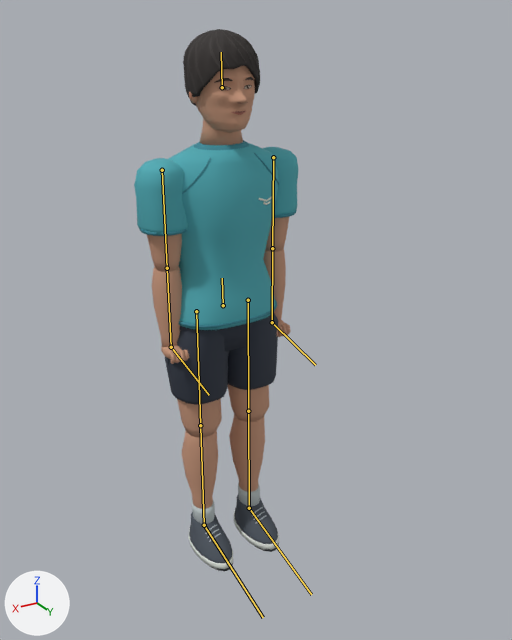
Two versions of the glTF model assets/models/ground-crew.glb, one commit apart.
Both versions are drawn from a camera (50 mm lens) standing at (0.992, 1.857, 1.76) and looking at (-0.052, 0.117, 0.89). The axes (+X, +Y, +Z) are drawn at lower left. The lights are the same throughout. The older version comes first. The bones that change are drawn over the model as lines.

Objects in the first picture: 'HairSwept', 'Head', 'L_ArmEnd', 'L_ArmLower', 'L_ArmUpper', 'L_LegEnd', 'L_LegLower', 'L_LegUpper', 'R_ArmEnd', 'R_ArmLower', 'R_ArmUpper', 'R_LegEnd', 'R_LegLower', 'R_LegUpper', 'Torso'.
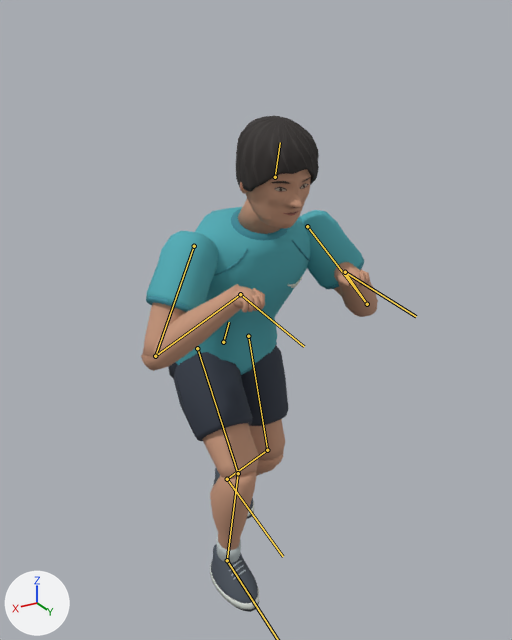
The newer file adds an action. The first version stands in its rest pose; the second is drawn at frame 1 of the action 'Crew Release'.

Location of each change, [x1, y1, x2, y2] in pixels of the pictures (512 x 640 px):
'Torso', posed (29% wider, 23% shorter)
    before: [168, 118, 279, 351]
    after: [168, 199, 311, 378]
'R_ArmUpper', posed (38% wider, 11% taller)
    before: [134, 158, 188, 272]
    after: [143, 231, 218, 358]
'R_LegUpper', posed
    before: [165, 329, 229, 437]
    after: [173, 352, 259, 479]
'HairSwept', posed (8% wider)
    before: [183, 29, 260, 106]
    after: [236, 116, 319, 192]
'L_LegUpper', posed
    before: [228, 312, 278, 422]
    after: [241, 345, 289, 460]
'Head', posed
    before: [189, 65, 255, 133]
    after: [240, 170, 311, 228]
'R_LegLower', posed (27% wider)
    before: [182, 430, 218, 524]
    after: [210, 471, 256, 563]
'L_ArmUpper', posed
    before: [262, 147, 298, 252]
    after: [300, 210, 378, 302]
'R_ArmLower', posed
    before: [152, 267, 182, 347]
    after: [141, 284, 241, 371]
'R_LegEnd', posed (9% wider, 15% taller)
    before: [188, 512, 233, 571]
    after: [210, 544, 259, 612]
'L_LegLower', posed
    before: [229, 415, 265, 506]
    after: [256, 451, 284, 476]
'L_ArmLower', posed
    before: [263, 249, 286, 321]
    after: [335, 262, 377, 317]
'L_LegEnd', posed (mostly hidden afterwards)
    before: [234, 495, 279, 552]
    after: [213, 468, 254, 519]
'L_ArmEnd', posed
    before: [277, 320, 291, 337]
    after: [334, 265, 370, 288]
bone 'Spine', root to tip
    before: (223, 305) to (222, 278)
    after: (223, 342) to (229, 322)
bone 'Neck', root to tip
    before: (222, 87) to (221, 52)
    after: (275, 177) to (280, 142)
bone 'Thigh.L', root to tip
    before: (248, 300) to (248, 411)
    after: (248, 336) to (267, 450)
bone 'Shin.L', root to tip
    before: (248, 411) to (249, 508)
    after: (267, 450) to (227, 479)
bone 'Foot.L', root to tip
    before: (249, 508) to (311, 594)
    after: (227, 479) to (283, 556)
bone 'Thigh.R', root to tip
    before: (196, 311) to (200, 425)
    after: (197, 348) to (238, 473)
bone 'Shin.R', root to tip
    before: (200, 425) to (204, 525)
    after: (238, 473) to (227, 560)
bone 'Upper arm.L', root to tip
    before: (273, 157) to (272, 248)
    after: (307, 226) to (367, 304)
bone 'Forearm.L', root to tip
    before: (272, 248) to (272, 322)
    after: (367, 304) to (345, 272)
bone 'Hand.L', root to tip
    before: (272, 322) to (315, 365)
    after: (345, 272) to (416, 316)
bone 'Upper arm.R', root to tip
    before: (162, 170) to (167, 268)
    after: (194, 246) to (155, 356)
bone 'Forearm.R', root to tip
    before: (167, 268) to (171, 347)
    after: (155, 356) to (240, 294)
bone 'Hand.R', root to tip
    before: (171, 347) to (209, 395)
    after: (240, 294) to (304, 346)

The edits, one by one:
Bone 'Spine' (bone_spine) moves from (0.0, 0.0, 0.0) to (0.0, -0.128, 0.0).
Bone 'Spine' (bone_spine) turns from (0, 0, 0) to (-25, 0, 0) degrees about its own x, y and z.
Bone 'Neck' (bone_neck) turns from (0, 0, 0) to (12, 0, 0) degrees about its own x, y and z.
Bone 'Thigh.L' (bone_thigh_l) turns from (0, 0, 0) to (38, -2, 3) degrees about its own x, y and z.
Bone 'Shin.L' (bone_shin_l) turns from (0, 0, 0) to (-57, -1, -4) degrees about its own x, y and z.
Bone 'Foot.L' (bone_foot_l) turns from (0, 0, 0) to (44, 1, 1) degrees about its own x, y and z.
Bone 'Thigh.R' (bone_thigh_r) turns from (0, 0, 0) to (69, 2, -2) degrees about its own x, y and z.
Bone 'Shin.R' (bone_shin_r) turns from (0, 0, 0) to (-57, 2, 3) degrees about its own x, y and z.
Bone 'Foot.R' (bone_foot_r) turns from (0, 0, 0) to (12, -1, 0) degrees about its own x, y and z.
Bone 'Upper arm.L' (bone_upper_arm_l) turns from (0, 0, 0) to (39, -18, 28) degrees about its own x, y and z.
Bone 'Forearm.L' (bone_forearm_l) turns from (0, 0, 0) to (49, 31, -129) degrees about its own x, y and z.
Bone 'Hand.L' (bone_hand_l) turns from (0, 0, 0) to (25, 128, 76) degrees about its own x, y and z.
Bone 'Upper arm.R' (bone_upper_arm_r) turns from (0, 0, 0) to (39, 18, -28) degrees about its own x, y and z.
Bone 'Forearm.R' (bone_forearm_r) turns from (0, 0, 0) to (49, -31, 129) degrees about its own x, y and z.
Bone 'Hand.R' (bone_hand_r) turns from (0, 0, 0) to (25, -128, -76) degrees about its own x, y and z.
